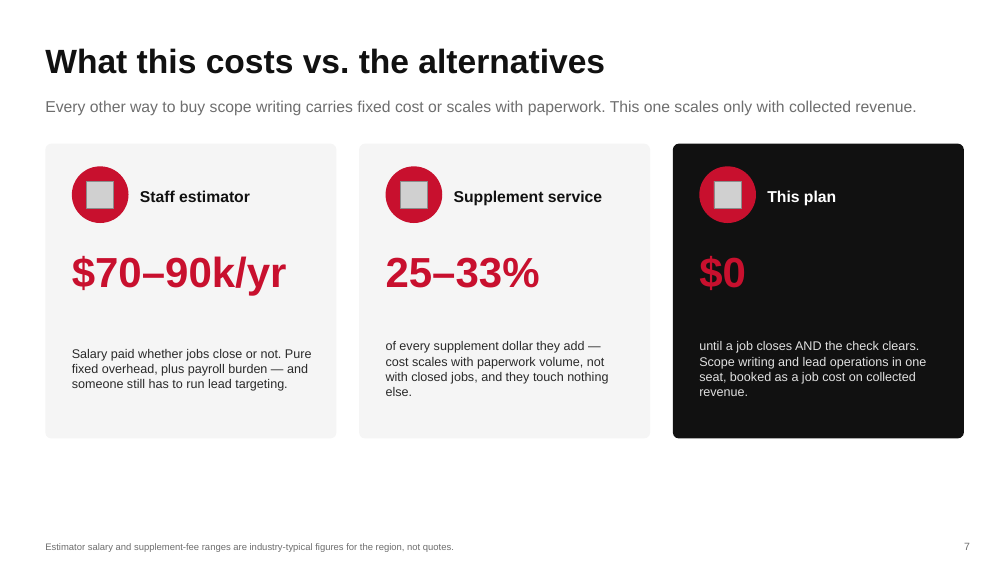
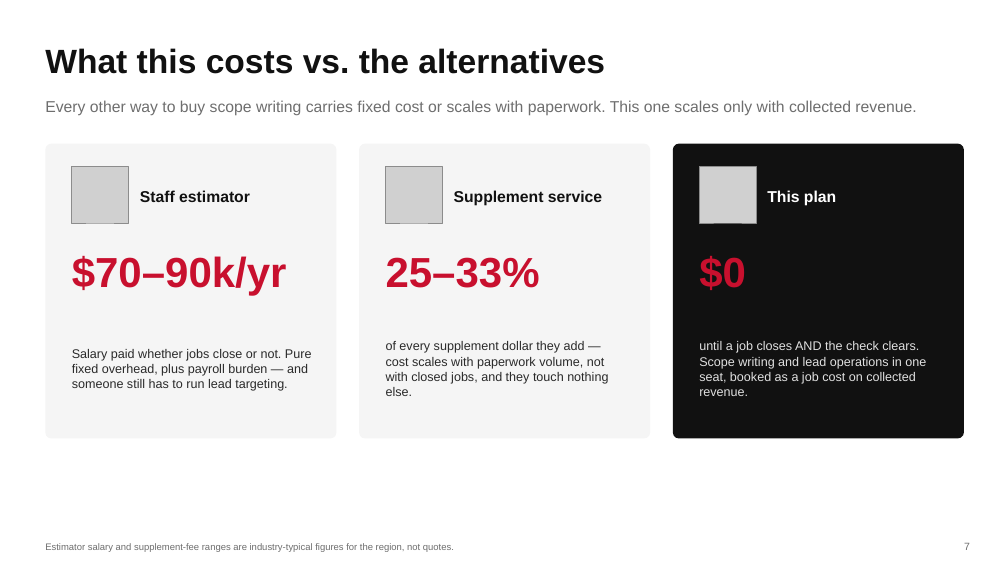
Before and after one commit to DommyD26/roofing-site-template, a slide deck: slide 7 of pitch/Commission-Plan.pptx. Drawn at 1008x567 pixels with LibreOffice and Linux fonts; fonts in the diff are those of the drawing; grey boxes stand for pictures. Boxes give left, top, right and bottom in pixels: in the first picture for what was removed or moved away, otherwise in the second. Text is boxed around its words. In the diff, an @@ line names an element or a change of style, - is before the commit and + after.

```diff
--- a/pitch/Commission-Plan.pptx
+++ b/pitch/Commission-Plan.pptx
@@ ellipse removed at [72, 166, 129, 223] @@
@@ picture added at [72, 166, 129, 223] @@
@@ ellipse removed at [386, 166, 442, 223] @@
@@ picture added at [386, 166, 442, 223] @@
@@ picture: place and size @@
-picture at [715, 181, 742, 209]
+picture at [699, 166, 756, 223]
@@ ellipse removed at [699, 166, 756, 223] @@
@@ picture removed at [87, 181, 114, 209] @@
@@ picture removed at [400, 181, 427, 209] @@
```
Also in this commit, not shown: 6 other slides changed, 3 other files.
